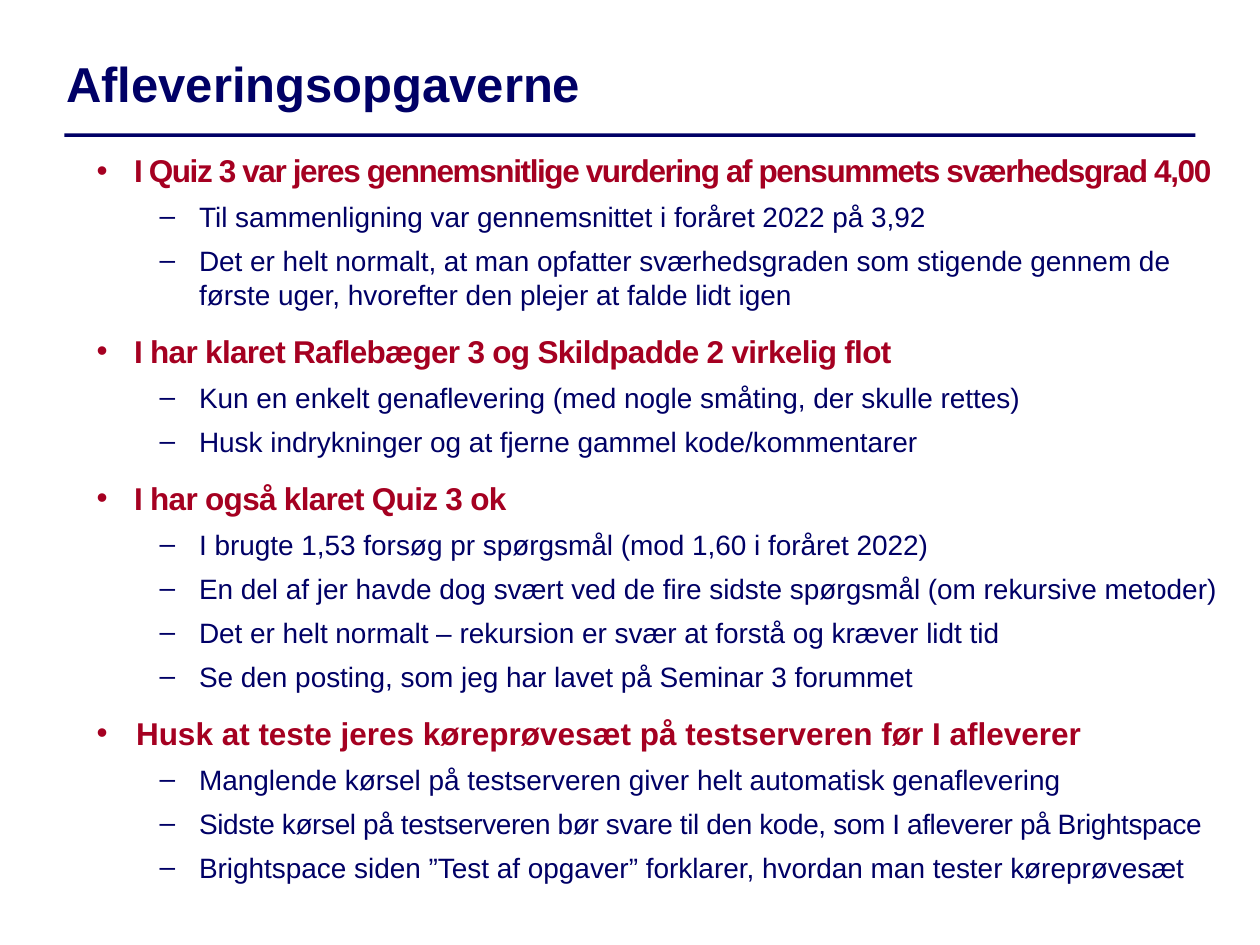
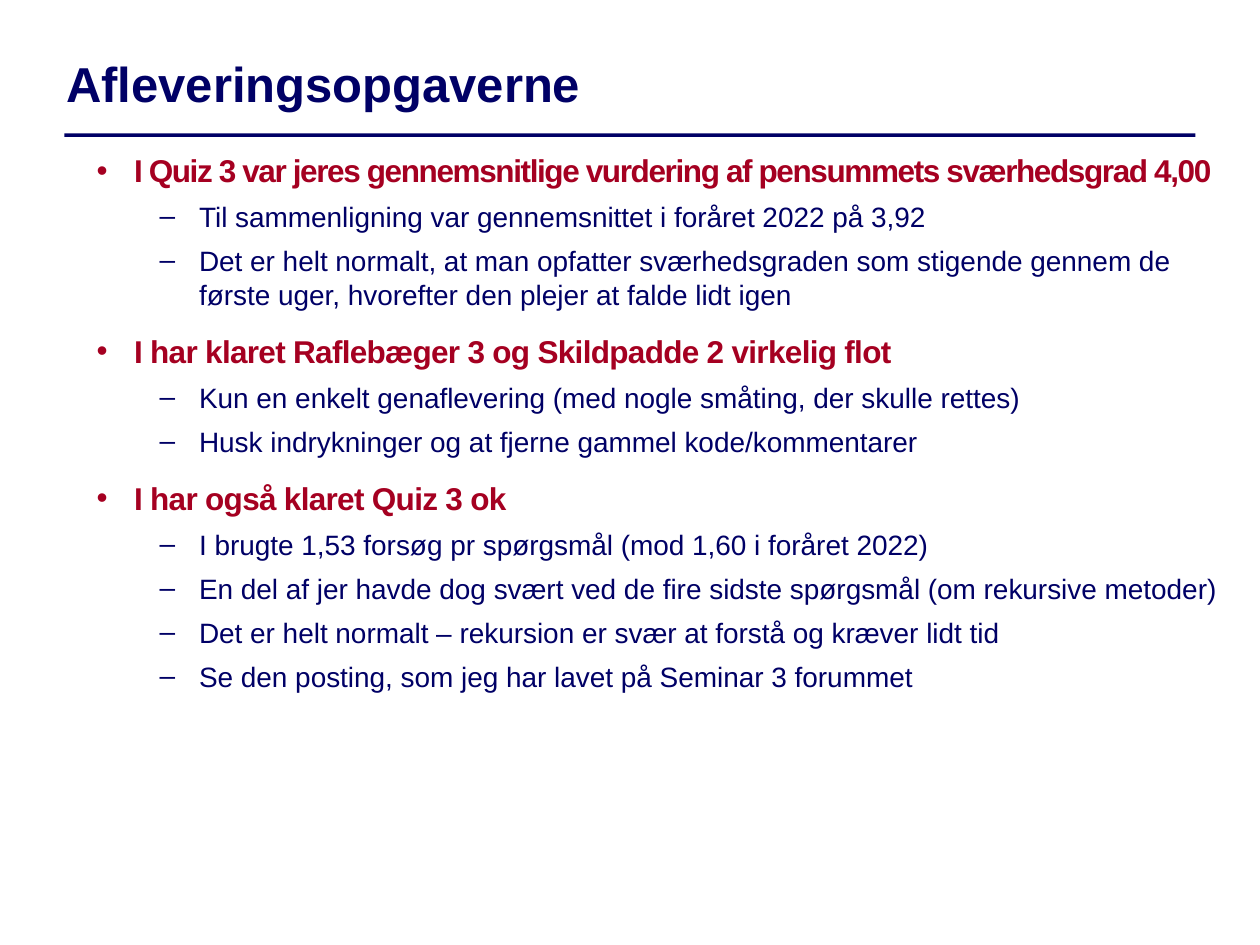
Before and after one commit to IntProgAU/Materiale, a slide deck: slide 2 of web/g24/status/Status4.pptx (slide 3 before the commit). Drawn at 1260x945 pixels with LibreOffice and Linux fonts; fonts in the diff are those of the drawing. Boxes give left, top, right and bottom in pixels: in the first picture for what was removed or moved away, otherwise in the second. Text is boxed around its words. In the diff, an @@ line names an element or a change of style, - is before the commit and + after.

```diff
--- a/web/g24/status/Status4.pptx
+++ b/web/g24/status/Status4.pptx
@@ text at (x1=136, y1=720, x2=1202, y2=883): paragraphs removed @@
-• Husk at teste jeres køreprøvesæt på testserveren før I afleverer
-  – Manglende kørsel på testserveren giver helt automatisk genaflevering
-  – Sidste kørsel på testserveren bør svare til den kode, som I afleverer på Brightspace
-  – Brightspace siden ”Test af opgaver” forklarer, hvordan man tester køreprøvesæt
```
Also in this commit, not shown: 2 other slides changed, 1 slide added.
